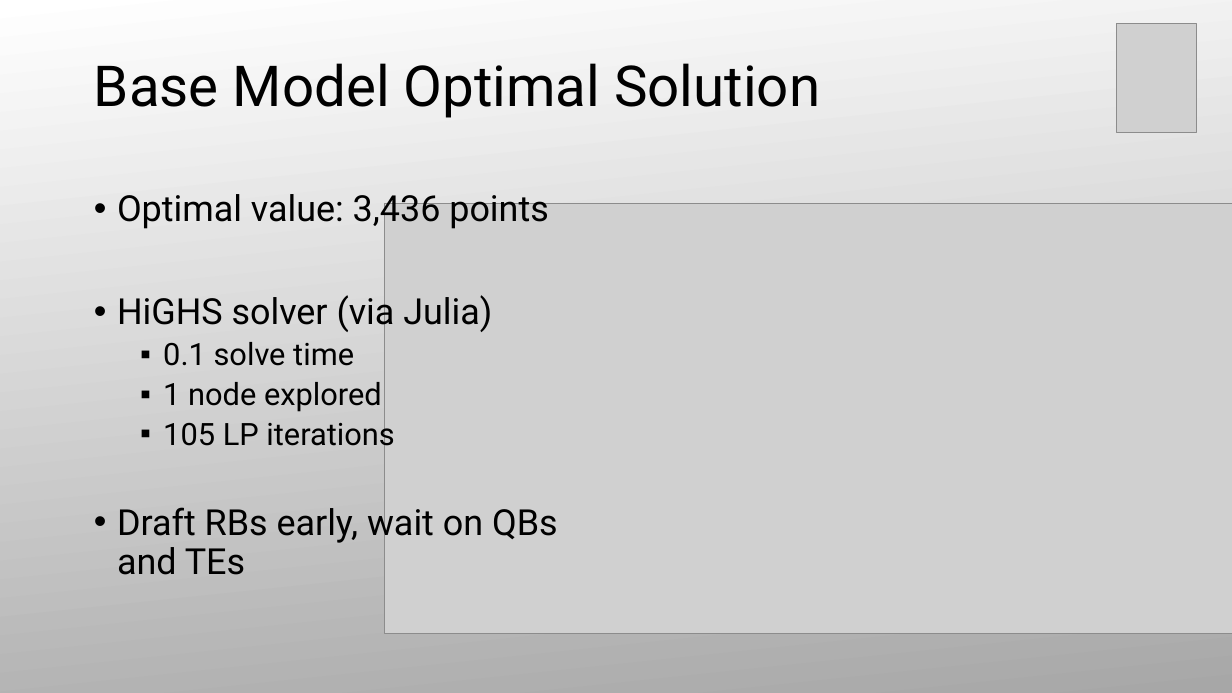
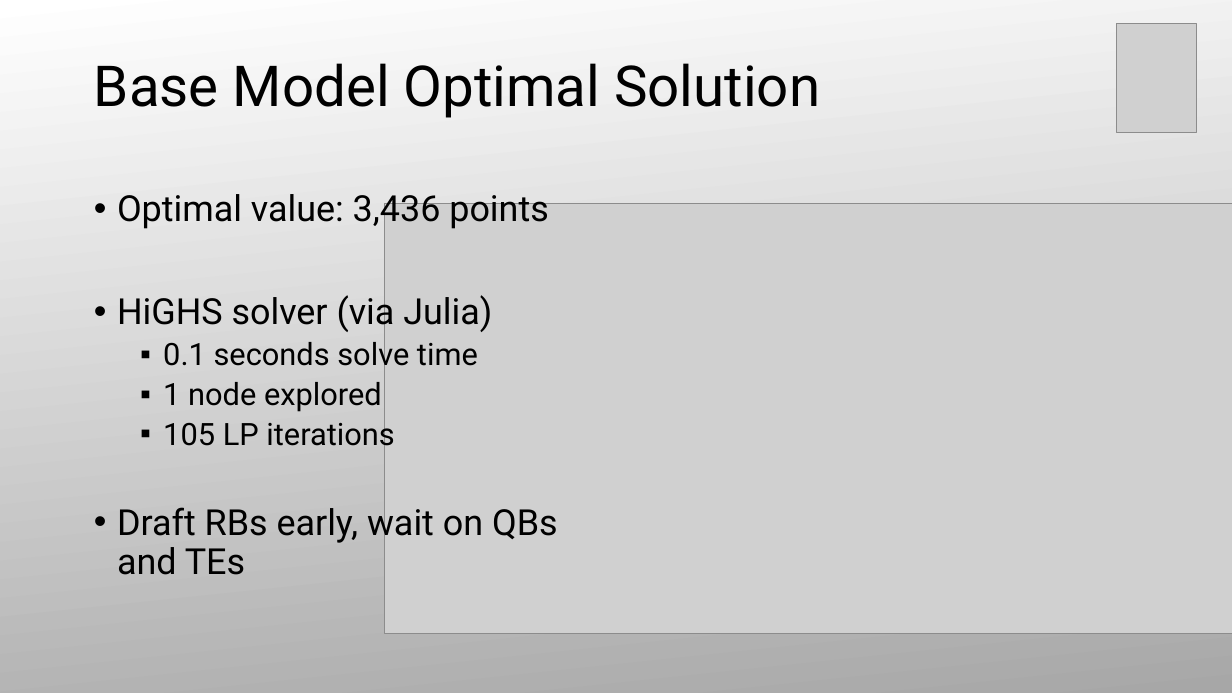
Before and after one commit to jwnorm/fantasy_football_draft, a slide deck: slide 14 of fantasy_football_draft-presentation.pptx (slide 13 before the commit). Drawn at 1232x693 pixels with LibreOffice and Linux fonts; fonts in the diff are those of the drawing; grey boxes stand for pictures. Boxes give left, top, right and bottom in pixels: in the first picture for what was removed or moved away, otherwise in the second. Text is boxed around its words. In the diff, an @@ line names an element or a change of style, - is before the commit and + after.

```diff
--- a/fantasy_football_draft-presentation.pptx
+++ b/fantasy_football_draft-presentation.pptx
@@ text at (x1=163, y1=337, x2=478, y2=373): text changed @@
-  ▪ 0.1 solve time
+  ▪ 0.1 seconds solve time
```
Also in this commit, not shown: 2 other slides changed, 1 slide added.
